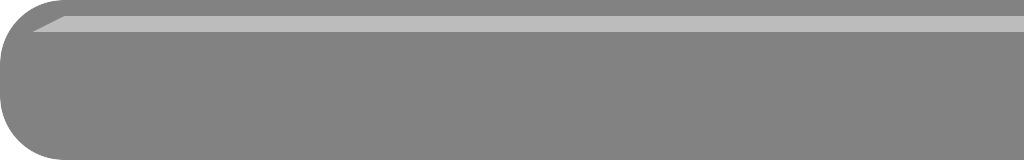
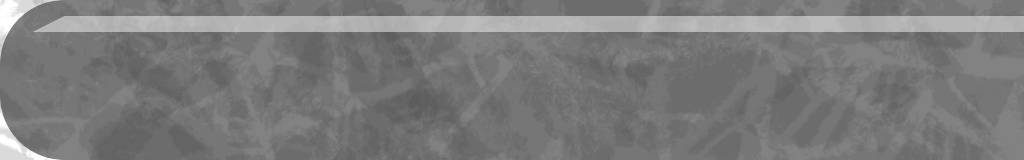
Comparing the layer stacks of the two (1024, 160) images. Changes:
painted on "Layer" over box(0, 0, 1024, 160)
